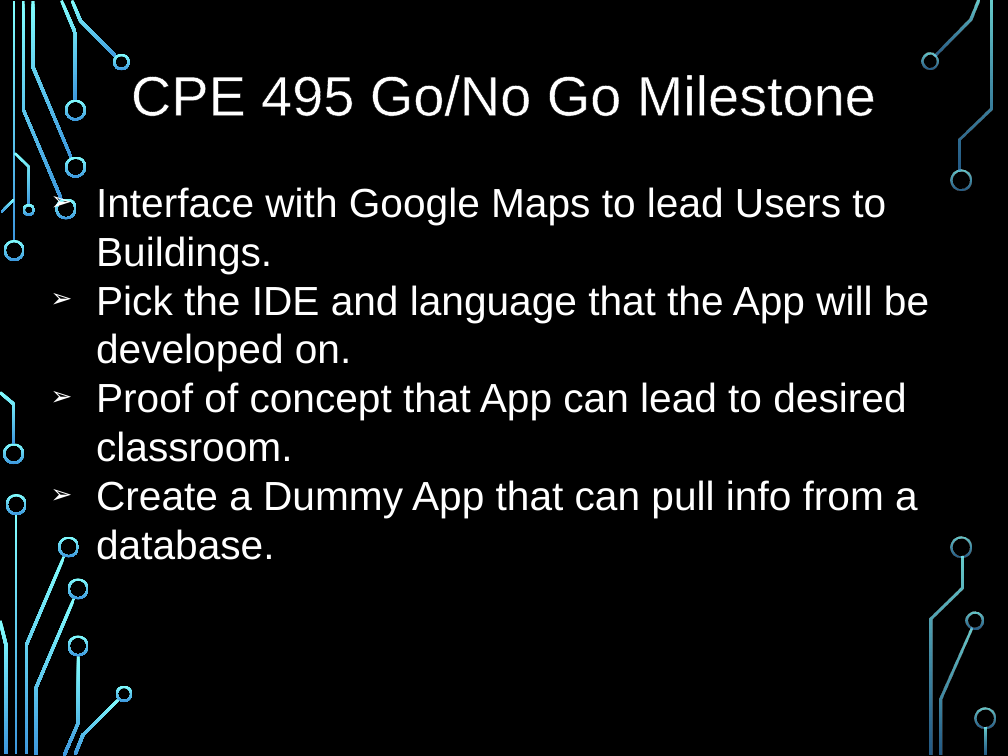
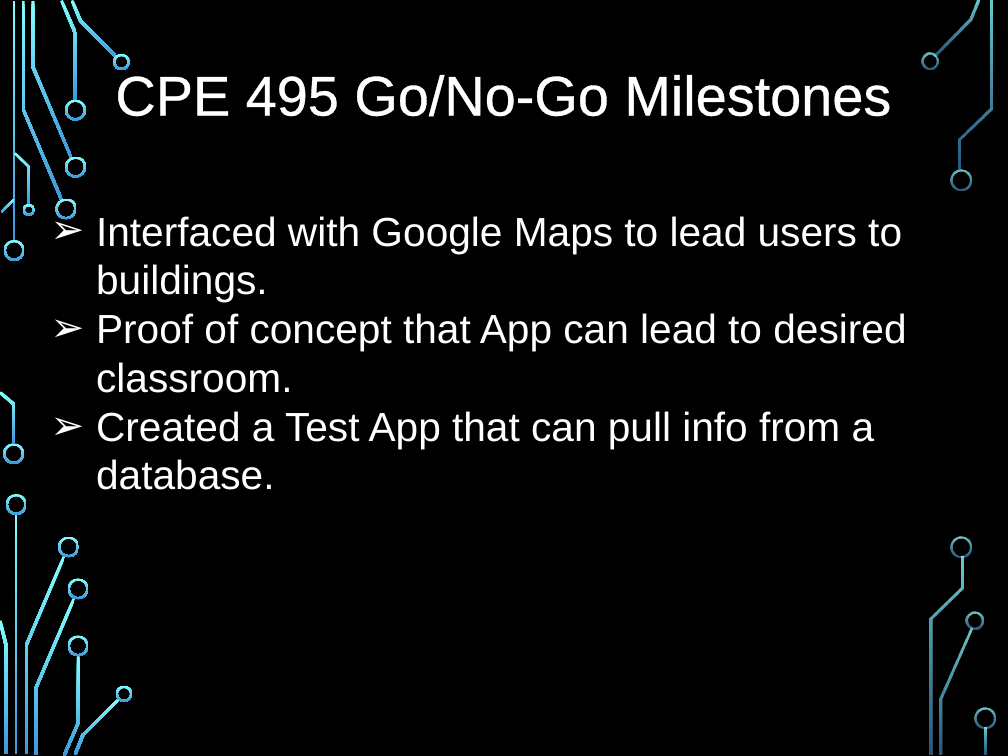
Before and after one commit to jaap15/UAH_APP, a slide deck: slide 12 of CPE495 Slides.pptx (slide 15 before the commit). Drawn at 1008x756 pixels with LibreOffice and Linux fonts; fonts in the diff are those of the drawing; background and template pictures are left out. Boxes give left, top, right and bottom in pixels: in the first picture for what was removed or moved away, otherwise in the second. Text is boxed around its words. In the diff, an @@ line names an element or a change of style, - is before the commit and + after.

```diff
--- a/CPE495 Slides.pptx
+++ b/CPE495 Slides.pptx
@@ text at [115, 75, 891, 117]: text changed @@
-CPE 495 Go/No Go Milestone
+CPE 495 Go/No-Go Milestones
@@ text "Interfaced with Google Maps to ...": place and size @@
-text "Interfaced with Google Maps to ..." at [96, 187, 929, 560]
+text "Interfaced with Google Maps to ..." at [96, 216, 906, 490]
@@ text at [96, 216, 902, 302]: text changed @@
-➢ Interface with Google Maps to lead Users to Buildings.
-➢ Pick the IDE and language that the App will be developed on.
+➢ Interfaced with Google Maps to lead users to buildings.
@@ text at [96, 411, 875, 490]: text changed @@
-➢ Create a Dummy App that can pull info from a database.
+➢ Created a Test App that can pull info from a database.
```
Also in this commit, not shown: 17 other slides changed, 3 slides added, 4 slides removed.
